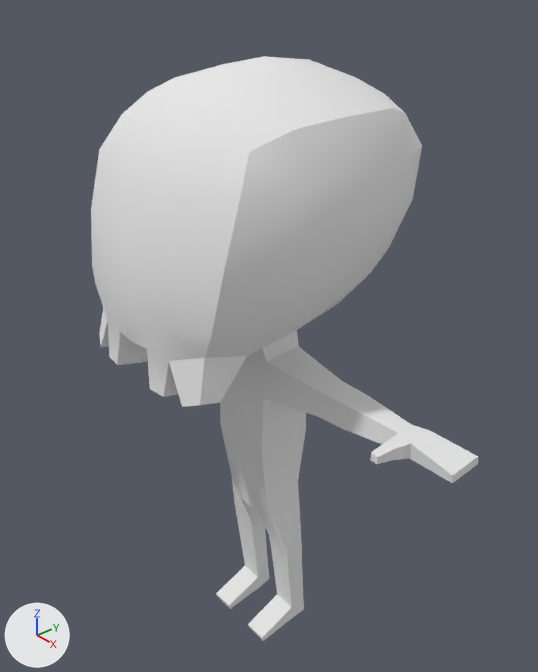
One commit to the Blender file BlenderFiles/skeleton_base.blend: the scene before it, then after it.
Rendered twice from a 50 mm camera at (1.612, -1.366, 1.418) aimed at (0.011, 0.002, 0.315). Lighting does not change. The marker at lower left points along +X, +Y and +Z.

The scene before the commit, as lines of its bpy script (objects in view):
```python
me_cube_001 = bpy.data.meshes.new('Cube.001')
me_cube_001.from_pydata(...)  # 169 vertices, 156 faces; spans x 0.0..2.15, y -1.57..0.97, z -4.32..1.21
me_cube_001.polygons.foreach_set('use_smooth', [True] * 156)
me_cube_001.materials.append(mat_skeleton)  # its picture is missing
ob_cube = bpy.data.objects.new('Cube', me_cube_001)
ob_cube.location = (0.0, 0.0, 0.714)
ob_cube.scale = (0.364, 0.322, 0.364)
_m = ob_cube.modifiers.new('Mirror', 'MIRROR')
_m.use_clip = True
```
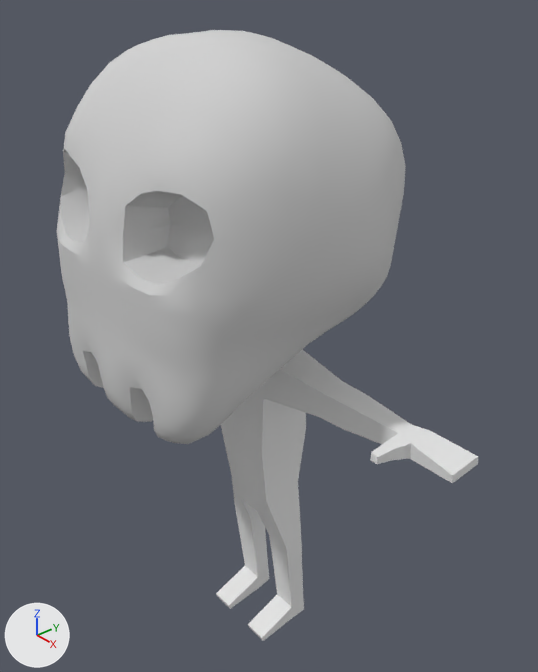
What differs and where, as boxes (x1, y1, x2, y2) in the pictures (538 x 672 px):
'Cube', reshaped
    before: (91, 56, 478, 641)
    after: (216, 349, 478, 641)
'Cube.001', added
    after: (57, 30, 406, 444)
part 1 of me_cube_001, cut back
    before: (91, 56, 422, 407)

The edits, one by one:
Material 'Material.001' (mat_material_001) is new.
Its base color is (0.64, 0.64, 0.64) (light grey #d1d1d1).
me_cube_001 is used by ob_cube; location (0.0, 0.0, 0.714); scale (0.364, 0.322, 0.364).
me_cube_001 had 169 vertices, 156 faces and spanned x 0.0..2.15, y -1.57..0.97, z -4.32..1.21.
me_cube_001 now has 94 vertices, 86 faces and spans x 0.0..2.15, y -0.47..0.27, z -4.32..-0.67.
Part 1, on me_cube_001:
76 vertices are removed from x 0.0..1.12, y -1.57..0.97, z -1.07..1.21.
71 faces are deleted.
1 vertex is added at (0.0, -0.39, -0.78).
1 new face joins them.
Mesh me_cube is new.
It has 1046 vertices, 1044 faces and spans x -1.27..1.27, y -1.46..1.14, z -1.07..1.25.
It uses material mat_material_001 (light grey #d1d1d1).
Object 'Cube.001' (ob_cube_001) is new; it shows me_cube.
Its location is (0.0, -0.08, 0.788).
Its rotation in degrees is (90, 0, 0).
Its scale is (0.385, 0.385, 0.385).
